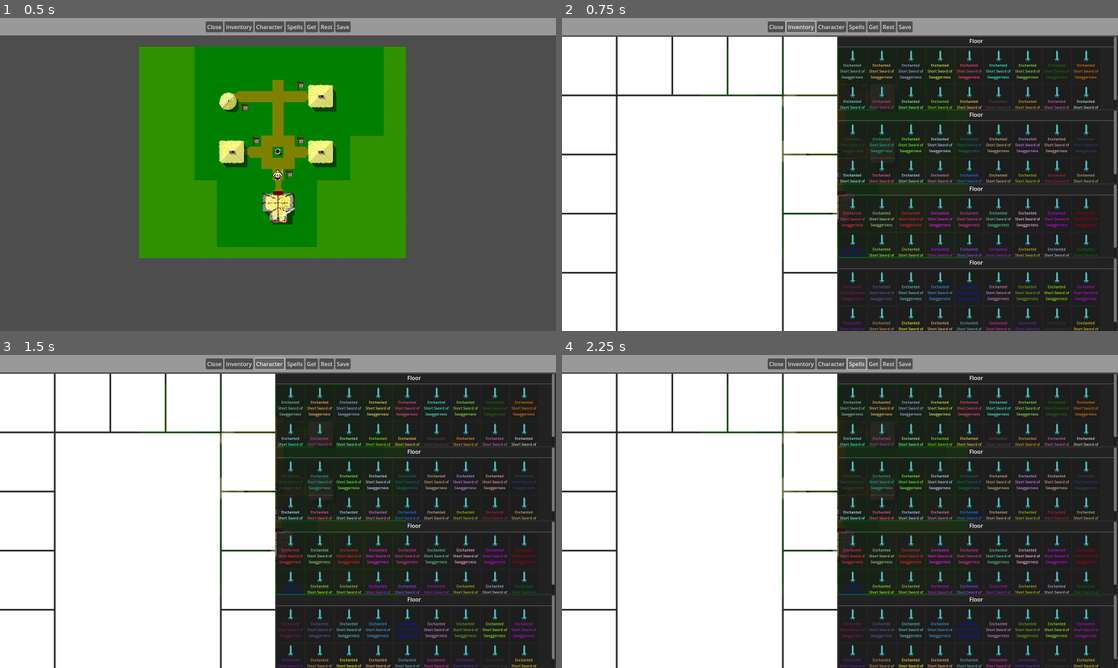
Above: before the commit, frames 1-4 (two rows, left to right).
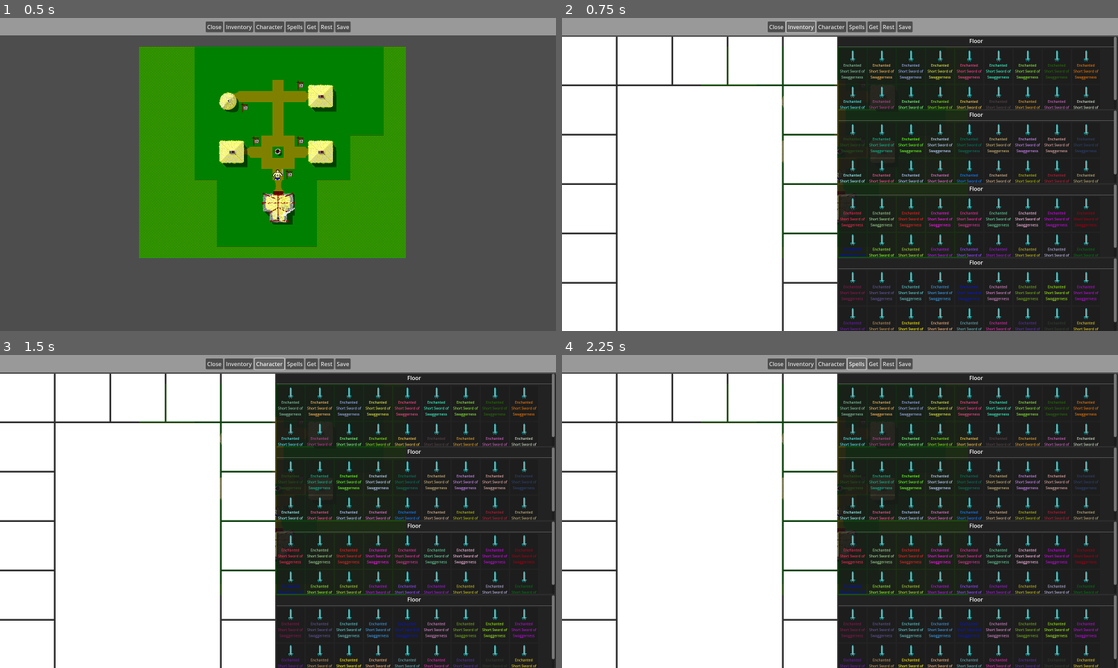
Above: after the commit, the same moments.

Repository: PF-Programming-Buddies/CastleOfTheWinds
Game: Godot game, scene res://scenes/main_scene.tscn
Same seed, same stepped clock (60 frames per second), same inputs: the game is played once before the commit and once after it.
Inputs:
- Up to frame 1 (0.5 s): no input
- Up to frame 2 (0.75 s): click "Inventory" at 0.5 s
- Up to frame 3 (1.5 s): click "Character" at 1.25 s
- Up to frame 4 (2.25 s): click "Spells" at 2 s

Frame 1 is identical in both runs. In frame 2, 1.6% of the frame differs, in the area x 0-50%, y 21-85%; in frame 3, 1.6%; in frame 4, 1.6%.

Commit message:
changed to enums

Diff:
--- a/scenes/character_screen.tscn
+++ b/scenes/character_screen.tscn
@@ -41,7 +41,7 @@
 layout_mode = 2
 mouse_filter = 1
 script = ExtResource("3_27evy")
-accepted_equipment = "chest"
+accepted_equipment = 9
 
 [node name="SpanningCellContainer3" type="Container" parent="HBoxContainer/SpanningTableContainer"]
 layout_mode = 2
@@ -54,6 +54,7 @@
 layout_mode = 2
 mouse_filter = 1
 script = ExtResource("3_27evy")
+accepted_equipment = 4
 
 [node name="SpanningCellContainer4" type="Container" parent="HBoxContainer/SpanningTableContainer"]
 layout_mode = 2
@@ -66,6 +67,7 @@
 layout_mode = 2
 mouse_filter = 1
 script = ExtResource("3_27evy")
+accepted_equipment = 10
 
 [node name="SpanningCellContainer5" type="Container" parent="HBoxContainer/SpanningTableContainer"]
 layout_mode = 2
@@ -78,6 +80,7 @@
 layout_mode = 2
 mouse_filter = 1
 script = ExtResource("3_27evy")
+accepted_equipment = 1
 
 [node name="SpanningCellContainer6" type="Container" parent="HBoxContainer/SpanningTableContainer"]
 layout_mode = 2
@@ -90,6 +93,7 @@
 layout_mode = 2
 mouse_filter = 1
 script = ExtResource("3_27evy")
+accepted_equipment = 11
 
 [node name="SpanningCellContainer7" type="Container" parent="HBoxContainer/SpanningTableContainer"]
 layout_mode = 2
@@ -102,7 +106,7 @@
 layout_mode = 2
 mouse_filter = 1
 script = ExtResource("3_27evy")
-accepted_equipment = "forearm"
+accepted_equipment = 12
 
 [node name="SpanningCellContainer2" type="Container" parent="HBoxContainer/SpanningTableContainer"]
 layout_mode = 2
@@ -110,7 +114,7 @@
 size_flags_vertical = 3
 script = ExtResource("2_yolop")
 col_span = 3
-row_span = 4
+row_span = 5
 metadata/_custom_type_script = "uid://bk3ifv6jcjktv"
 
 [node name="ColorRect" type="ColorRect" parent="HBoxContainer/SpanningTableContainer/SpanningCellContainer2"]
@@ -129,6 +133,7 @@
 layout_mode = 2
 mouse_filter = 1
 script = ExtResource("3_27evy")
+accepted_equipment = 7
 
 [node name="SpanningCellContainer9" type="Container" parent="HBoxContainer/SpanningTableContainer"]
 layout_mode = 2
@@ -141,7 +146,7 @@
 layout_mode = 2
 mouse_filter = 1
 script = ExtResource("3_27evy")
-accepted_equipment = "weapon"
+accepted_equipment = 2
 
 [node name="SpanningCellContainer10" type="Container" parent="HBoxContainer/SpanningTableContainer"]
 layout_mode = 2
@@ -166,7 +171,7 @@
 layout_mode = 2
 mouse_filter = 1
 script = ExtResource("3_27evy")
-accepted_equipment = "ring"
+accepted_equipment = 3
 
 [node name="SpanningCellContainer12" type="Container" parent="HBoxContainer/SpanningTableContainer"]
 layout_mode = 2
@@ -179,6 +184,7 @@
 layout_mode = 2
 mouse_filter = 1
 script = ExtResource("3_27evy")
+accepted_equipment = 3
 
 [node name="SpanningCellContainer13" type="Container" parent="HBoxContainer/SpanningTableContainer"]
 layout_mode = 2
@@ -191,7 +197,7 @@
 layout_mode = 2
 mouse_filter = 1
 script = ExtResource("3_27evy")
-accepted_equipment = "belt"
+accepted_equipment = 13
 
 [node name="SpanningCellContainer14" type="Container" parent="HBoxContainer/SpanningTableContainer"]
 layout_mode = 2
@@ -204,6 +210,33 @@
 layout_mode = 2
 mouse_filter = 1
 script = ExtResource("3_27evy")
+accepted_equipment = 8
+
+[node name="SpanningCellContainer16" type="Container" parent="HBoxContainer/SpanningTableContainer"]
+layout_mode = 2
+size_flags_horizontal = 3
+size_flags_vertical = 3
+script = ExtResource("2_yolop")
+metadata/_custom_type_script = "uid://bk3ifv6jcjktv"
+
+[node name="ColorRect" type="ColorRect" parent="HBoxContainer/SpanningTableContainer/SpanningCellContainer16"]
+layout_mode = 2
+mouse_filter = 1
+script = ExtResource("3_27evy")
+accepted_equipment = 6
+
+[node name="SpanningCellContainer15" type="Container" parent="HBoxContainer/SpanningTableContainer"]
+layout_mode = 2
+size_flags_horizontal = 3
+size_flags_vertical = 3
+script = ExtResource("2_yolop")
+metadata/_custom_type_script = "uid://bk3ifv6jcjktv"
+
+[node name="ColorRect" type="ColorRect" parent="HBoxContainer/SpanningTableContainer/SpanningCellContainer15"]
+layout_mode = 2
+mouse_filter = 1
+script = ExtResource("3_27evy")
+accepted_equipment = 5
 
 [node name="VBoxContainer" type="VBoxContainer" parent="HBoxContainer"]
 custom_minimum_size = Vector2(800, 0)
--- a/scenes/item_slot.tscn
+++ b/scenes/item_slot.tscn
@@ -4,7 +4,7 @@
 [ext_resource type="Script" uid="uid://c8caey4mtc1i1" path="res://scripts/item_slot.gd" id="1_eqbkm"]
 [ext_resource type="Script" uid="uid://clekqrsk7f4tf" path="res://scripts/item.gd" id="2_l0xgl"]
 
-[sub_resource type="Resource" id="Resource_fa8gv"]
+[sub_resource type="Resource" id="Resource_l0xgl"]
 script = ExtResource("2_l0xgl")
 item_name = ""
 identified = false
@@ -18,7 +18,7 @@
 broken = false
 is_sold = false
 can_sell = false
-slot_type = "weapon"
+slot_type = 0
 metadata/_custom_type_script = "uid://clekqrsk7f4tf"
 
 [sub_resource type="AtlasTexture" id="AtlasTexture_eqbkm"]
@@ -33,7 +33,7 @@
 offset_bottom = 100.0
 mouse_filter = 1
 script = ExtResource("1_eqbkm")
-item = SubResource("Resource_fa8gv")
+item = SubResource("Resource_l0xgl")
 
 [node name="VBoxContainer" type="VBoxContainer" parent="."]
 custom_minimum_size = Vector2(60, 0)
--- a/scripts/equipment_slot.gd
+++ b/scripts/equipment_slot.gd
@@ -1,7 +1,7 @@
 extends DraggableDestination
 class_name EquipmentSlot
 
-@export var accepted_equipment: String
+@export var accepted_equipment: Item.SlotType
 
 func _ready():
 	connect("on_item_release", on_item_released)
@@ -10,7 +10,7 @@
 	itemResult.isSuccess = equip(itemResult.item)
 
 func equip(item: Item):
-	if item.slot_type == accepted_equipment:
+	if item.slot_type == accepted_equipment or accepted_equipment == Item.SlotType.Any:
 		# can equiped
 		#if item:
 			# return to inventory
--- a/scripts/item.gd
+++ b/scripts/item.gd
@@ -15,7 +15,24 @@
 @export var is_sold: bool
 @export var can_sell: bool
 
-@export var slot_type: String
+enum SlotType {
+	Any,
+	Helmet,
+	Weapon,
+	Ring,
+	Neck,
+	Purse,
+	Pack,
+	Gloves,
+	Boots,
+	Chest,
+	Cape,
+	Shield,
+	Bracers,
+	Belt,
+}
+
+@export var slot_type: SlotType
 
 var item_string: String
 
--- a/scripts/item_slot.gd
+++ b/scripts/item_slot.gd
@@ -9,6 +9,11 @@
 	var g = randf()
 	var b = randf()
 	$VBoxContainer/Label.self_modulate = Color(r, g,b)
+
+	print(Item.SlotType.keys())
+
+	item = Item.new()
+	item.slot_type = Item.SlotType.Weapon
 
 func _input(event):
 	if event is InputEventMouseButton:
@@ -27,7 +32,6 @@
 func _process(delta: float) -> void:
 	pass
 
-
 func _on_mouse_entered():
 	if visible:
 		hovered = true
--- a/scripts/weapon_stats.gd
+++ b/scripts/weapon_stats.gd
@@ -1,4 +1,4 @@
+extends Resource
 class_name WeaponStats
-extends Item
 
 @export var weapon_value: int
